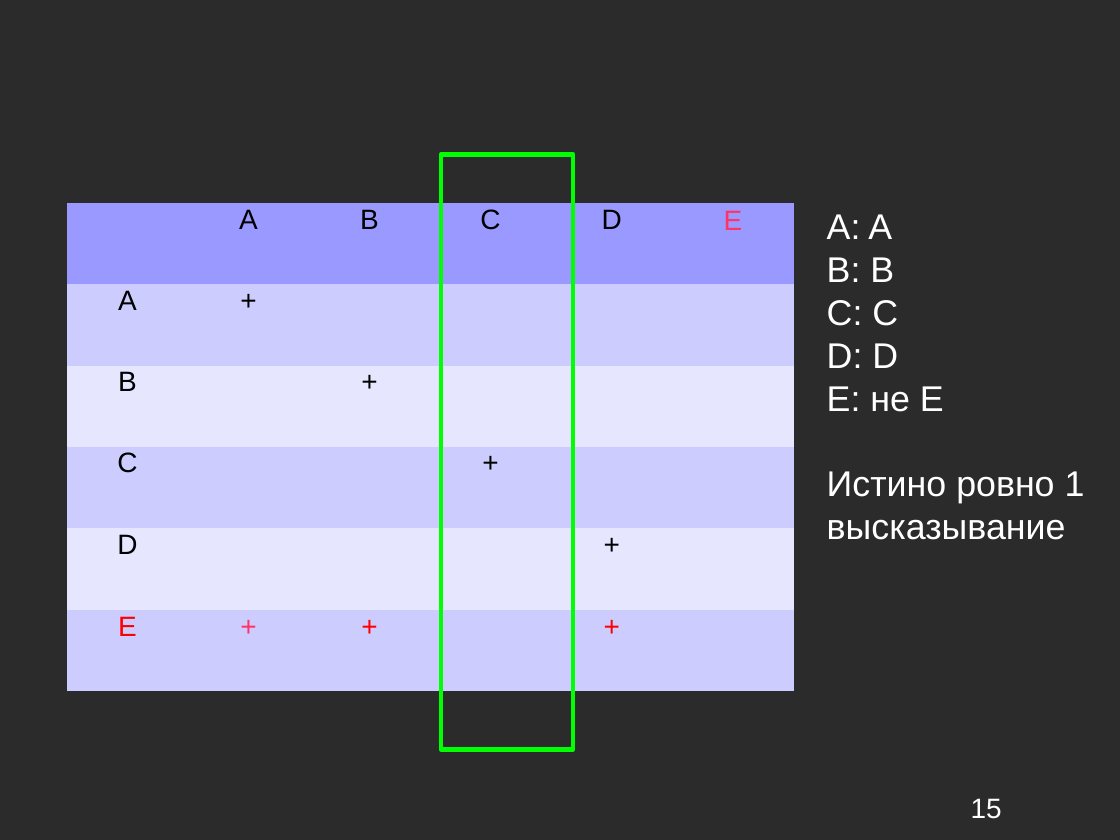
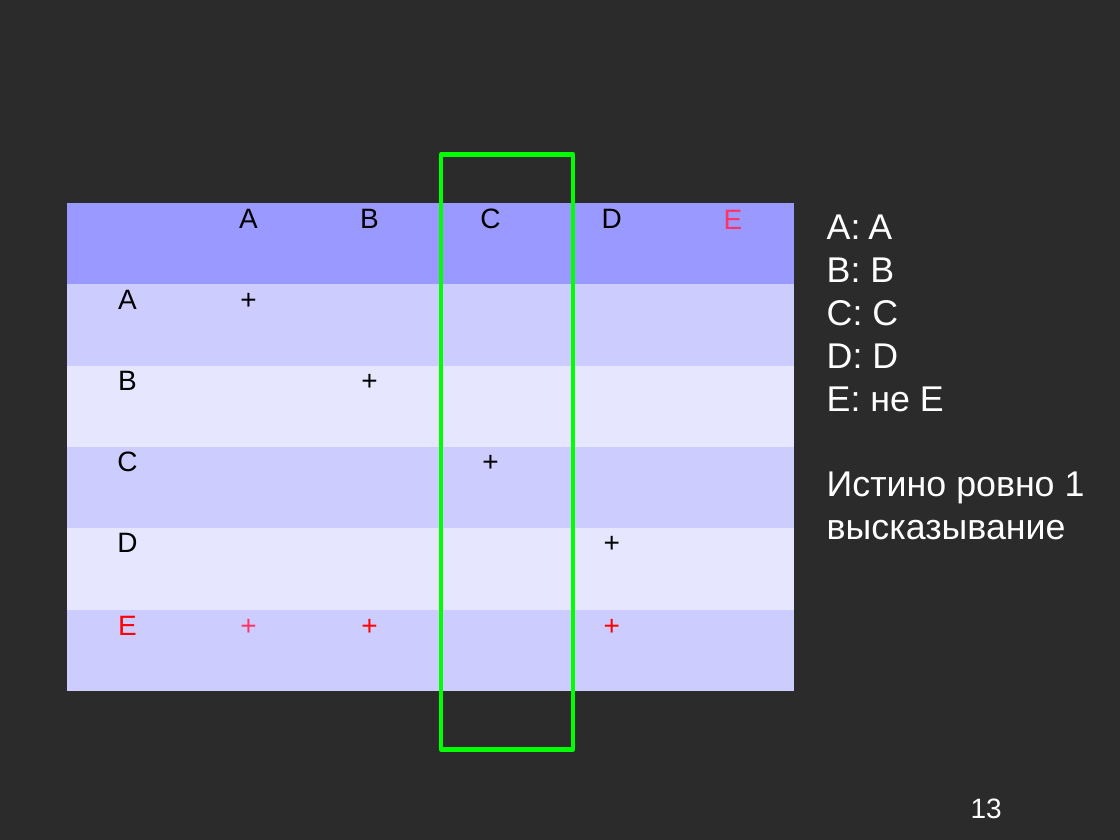
Before and after one commit to kevroletin/Coursework, a slide deck: slide 13 of 236_Кевролетин_презентация.ppt (slide 15 before the commit). Drawn at 1120x840 pixels with LibreOffice and Linux fonts; fonts in the diff are those of the drawing; background and template pictures are left out; a plain dark background stands for a picture behind light text. Boxes give left, top, right and bottom in pixels: in the first picture for what was removed or moved away, otherwise in the second. Text is boxed around its words. In the diff, an @@ line names an element or a change of style, - is before the commit and + after.

```diff
--- a/236_Кевролетин_презентация.ppt
+++ b/236_Кевролетин_презентация.ppt
@@ table at (67, 204, 793, 691) @@
@@ line spacing 0.81 to 0.76 @@
@@ line spacing 0.87 to 0.81 @@
@@ page number at (971, 798, 1002, 819): text changed @@
-15
+13
```
Also in this commit, not shown: 8 other slides changed, 3 slides removed.
